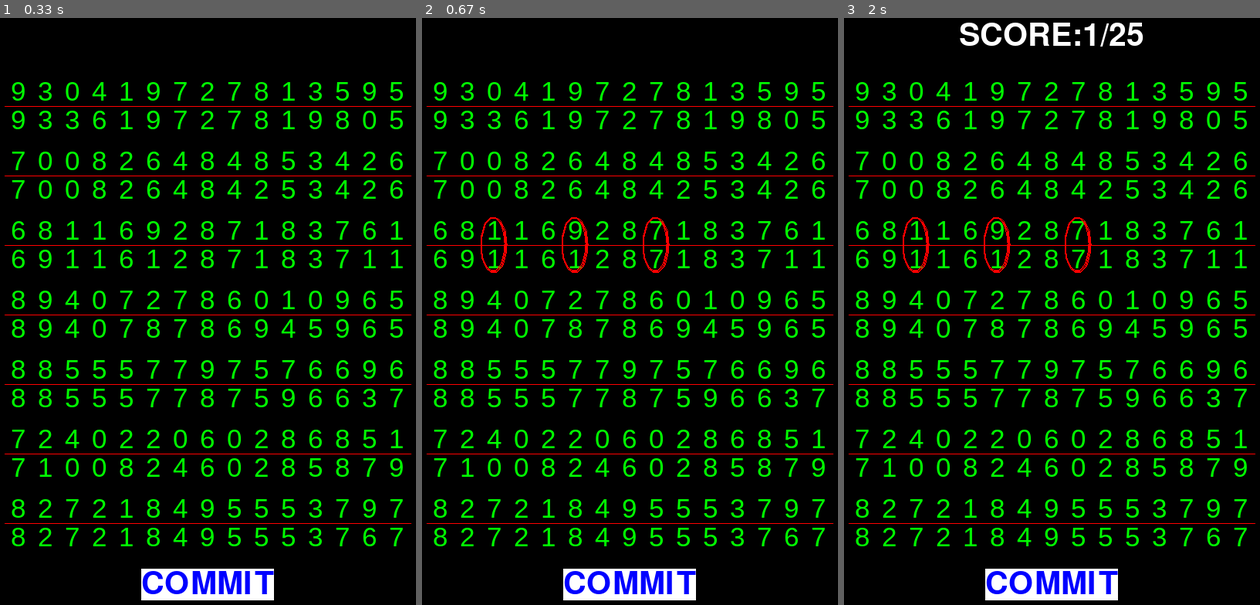
Above: before the commit, frames 1-3 (left to right).
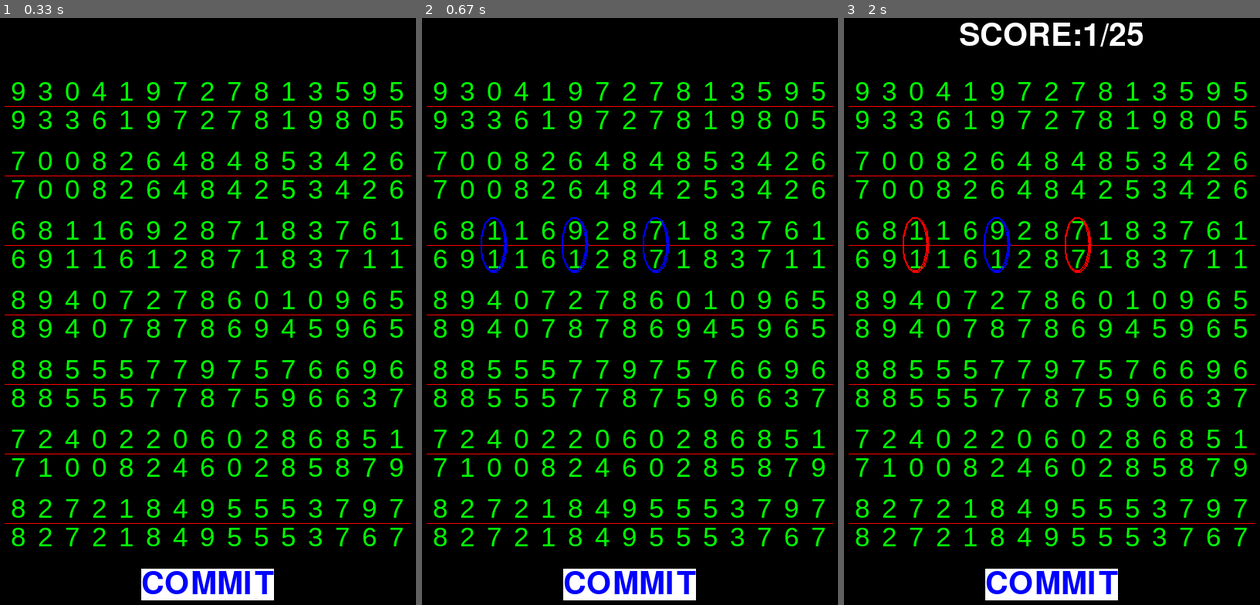
Above: after the commit, the same moments.

Repository: ytqlq/study_pygame
Game: pygame game, started from numpairs.py
Same seed, same stepped clock (60 frames per second), same inputs: the game is played once before the commit and once after it.
Inputs (mouse positions are in pixels of both pictures, inside the frame that each line leads up to):
- Up to frame 1 (0.33 s): no input
- Up to frame 2 (0.67 s): press the mouse at (654, 246) at 0.37 s; move the mouse to (571, 235) at 0.47 s; release the mouse at (484, 229) at 0.6 s
- Up to frame 3 (2 s): press the mouse at (1052, 581) at 1.7 s; move the mouse to (972, 423) at 1.8 s; release the mouse at (893, 264) at 1.93 s

Frame 1 is identical in both runs. In frame 2, 0.3% of the frame differs, in the area x 14-60%, y 33-44%; in frame 3, 0.1%.

Commit message:
在提交后圈示标错误的答案

Diff:
--- a/numpairs.py
+++ b/numpairs.py
@@ -12,7 +12,7 @@
 typeface = 'arial'
 fontspace = 2
 linecolor = 'red'
-flagcolor = 'red'
+flagcolor = 'blue'
 rate = 0.33 # 控制出现错误数字对的概率。
 fps = 60 #刷新频率
 scorecolor = 'white'
@@ -24,6 +24,7 @@
 commit_font_size = 60
 commit_w = screen_w/2
 commit_h = 90
+wronganscolor = 'red'
 
 def getanothernum(num):
     falserate = int(9*rate)
@@ -49,9 +50,15 @@
     score_rect = score_sf.get_rect(centerx = dessurface.get_rect().centerx, y = 10)
     # print(score_rect.x, score_rect.y)
     dessurface.blit(score_sf,score_rect)
+    # todo showwrong
 
-
-
+def showwrong(list_rect:list[pygame.Rect],currentsurface:pygame.Surface,copysuface:pygame.Surface,color = wronganscolor):
+    '''
+    圈示错误答案
+    '''
+    for i in list_rect:
+        currentsurface.blit(copysuface,i,i) # 屏幕还原
+        pygame.draw.arc(currentsurface,color,i,0,6.28,2)
 
 
 def main():
@@ -112,6 +119,7 @@
             x,y = pygame.mouse.get_pos()
             if commit_font_rect.collidepoint(x,y) and not showscore:
                 showfinalscore(finalscore - len(wronganswerrect), countwrong, screen)
+                showwrong(wronganswerrect,screen,screencp)
                 showscore = True
                 # return
                 # print('gg')
